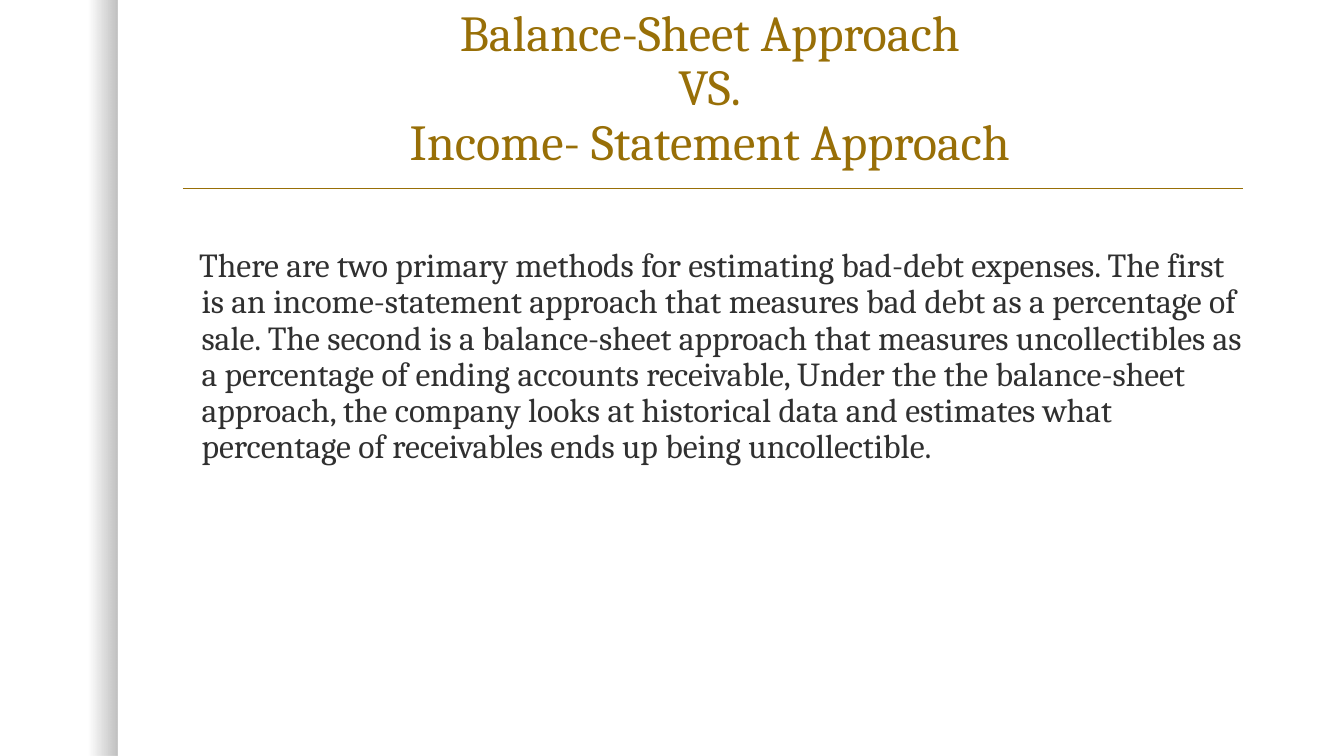
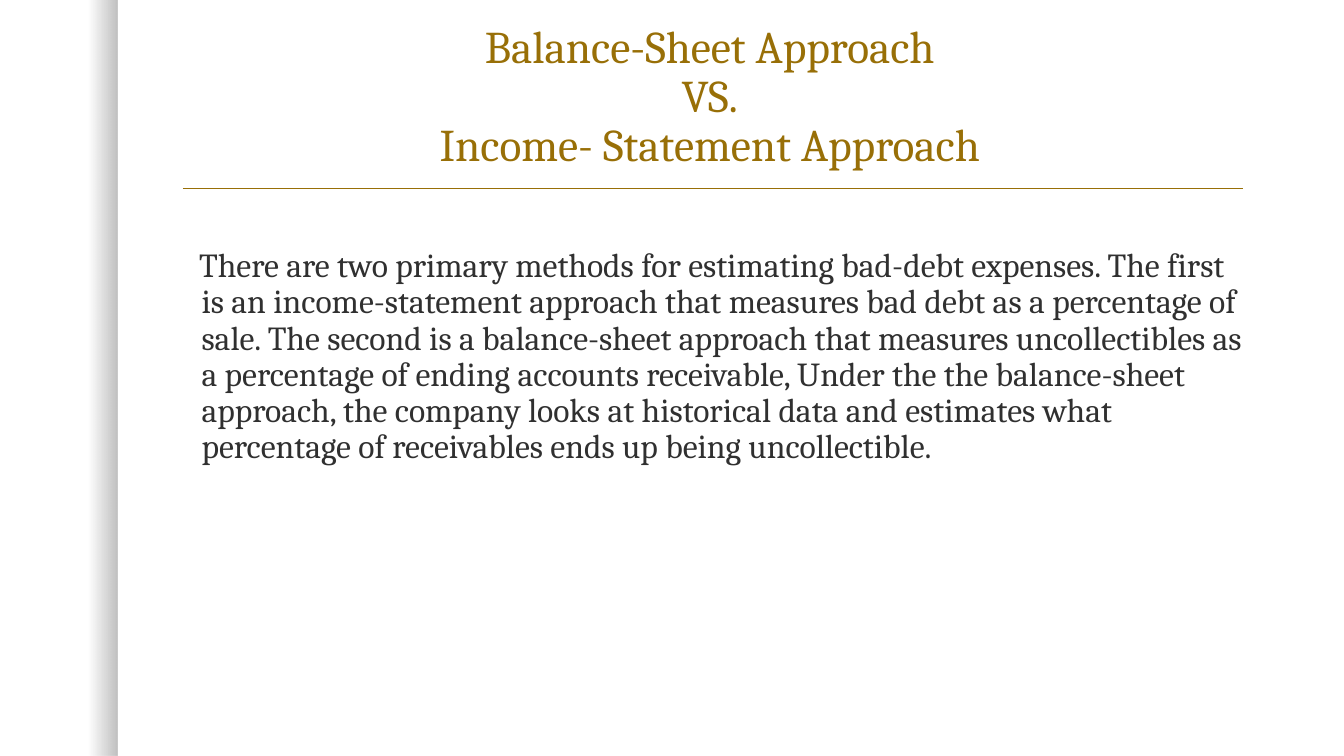
Before and after one commit to wallythep/accounting-ii, a slide deck: slide 7 of Chapter_13_Presentation.pptx (slide 5 before the commit). Drawn at 1344x756 pixels with LibreOffice and Linux fonts; fonts in the diff are those of the drawing; background and template pictures are left out. Boxes give left, top, right and bottom in pixels: in the first picture for what was removed or moved away, otherwise in the second. Text is boxed around its words. In the diff, an @@ line names an element or a change of style, - is before the commit and + after.

```diff
--- a/Chapter_13_Presentation.pptx
+++ b/Chapter_13_Presentation.pptx
@@ title "Balance-Sheet Approach" at bbox=[440, 31, 980, 171]: size 36 to 32.4 pt @@
```
Also in this commit, not shown: 6 other slides changed, 8 slides added, 4 slides removed, 3 other files.
